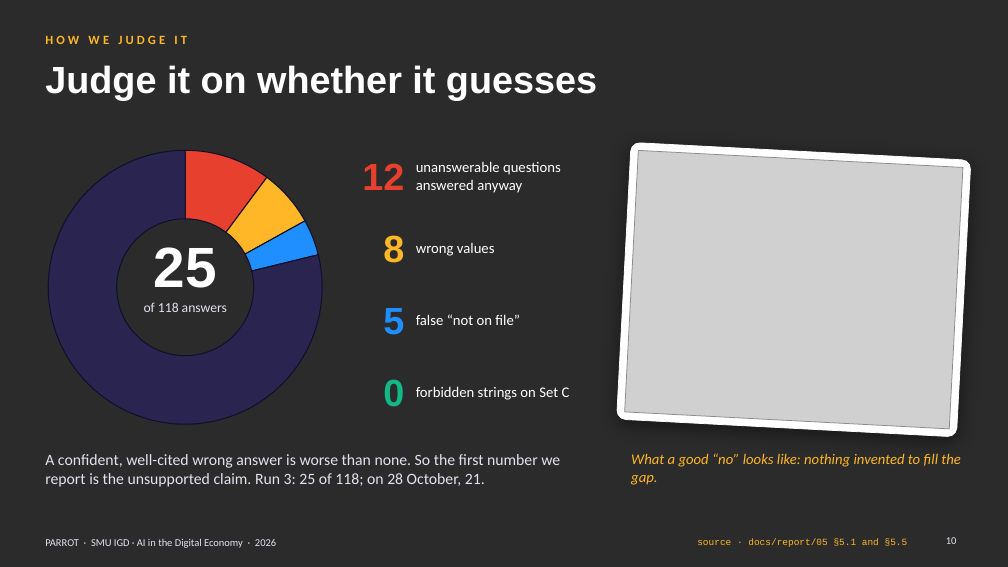
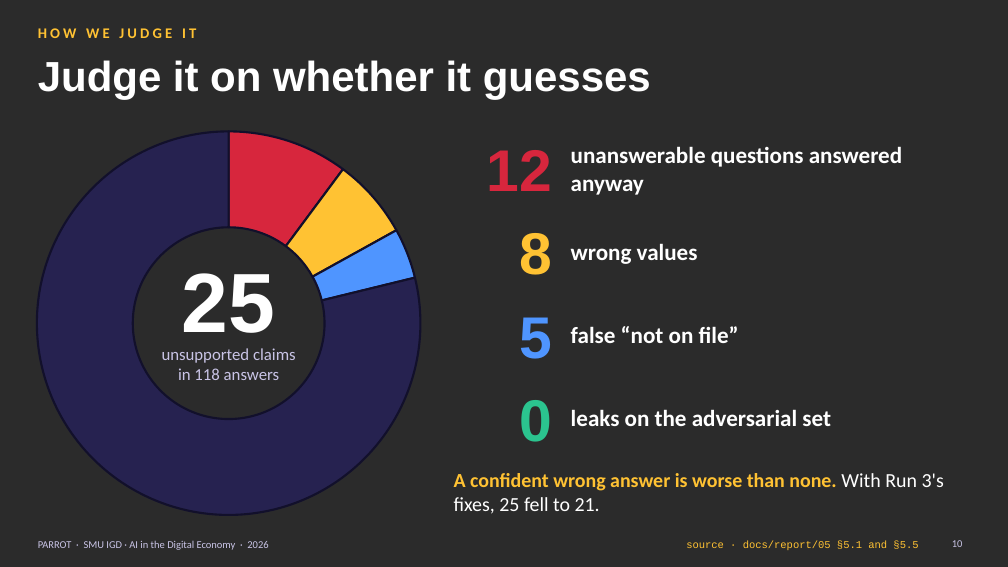
Before and after one commit to feynman82/igd-capstone-2026, a slide deck: slide 10 of docs/report/Project Parrot Showcase.pptx. Drawn at 1008x567 pixels with LibreOffice and Linux fonts; fonts in the diff are those of the drawing; grey boxes stand for pictures; background and template pictures are left out; a plain dark background stands for a picture behind light text. Boxes give left, top, right and bottom in pixels: in the first picture for what was removed or moved away, otherwise in the second. Text is boxed around its words. In the diff, an @@ line names an element or a change of style, - is before the commit and + after.

```diff
--- a/docs/report/Project Parrot Showcase.pptx
+++ b/docs/report/Project Parrot Showcase.pptx
@@ text "HOW WE JUDGE IT": place and size @@
-text "HOW WE JUDGE IT" at <box>45,35,187,44</box>
+text "HOW WE JUDGE IT" at <box>38,28,196,38</box>
@@ text "HOW WE JUDGE IT" at <box>38,28,196,38</box>: size 12 to 14 pt, text colour #FFB627 to #FFC233 @@
@@ title "Judge it on whether it ...": place and size @@
-title "Judge it on whether it ..." at <box>45,65,597,101</box>
+title "Judge it on whether it ..." at <box>38,60,651,100</box>
@@ title "Judge it on whether it ..." at <box>38,60,651,100</box>: size 36 to 40 pt @@
@@ doughnut chart at <box>26,121,431,526</box> @@
-categories: Unanswerable, answered anyway, Wrong value, False “not on file”, Supported
+categories: Unanswerable, answered anyway, Wrong value, False not on file, Supported
@@ colours of single points changed @@
@@ hole size changed @@
@@ lettering changed @@
@@ doughnut chart: place and size @@
-doughnut chart at <box>38,140,333,435</box>
+doughnut chart at <box>26,121,431,526</box>
@@ text "12": place and size @@
-text "12" at <box>362,163,404,190</box>
+text "12" at <box>486,150,551,191</box>
@@ text "12" at <box>486,150,551,191</box>: size 36 to 56 pt, text colour #E8402F to #D7263D @@
@@ text "unanswerable questions answered anyway": place and size @@
-text "unanswerable questions answered anyway" at <box>416,161,561,193</box>
+text "unanswerable questions answered anyway" at <box>571,146,902,195</box>
@@ rounded rectangle removed at <box>617,143,971,437</box> @@
@@ picture removed at <box>625,150,963,429</box> @@
@@ text "8": place and size @@
-text "8" at <box>383,235,404,263</box>
+text "8" at <box>519,233,552,275</box>
@@ text "8" at <box>519,233,552,275</box>: size 36 to 56 pt, text colour #FFB627 to #FFC233 @@
@@ text "wrong values": place and size @@
-text "wrong values" at <box>416,243,495,256</box>
+text "wrong values" at <box>571,243,698,264</box>
@@ text "25": place and size @@
-text "25" at <box>154,247,217,288</box>
+text "25" at <box>182,273,275,333</box>
@@ text "25" at <box>182,273,275,333</box>: size 54 to 80 pt @@
@@ text "5": place and size @@
-text "5" at <box>383,308,404,335</box>
+text "5" at <box>519,317,552,359</box>
@@ text "5" at <box>519,317,552,359</box>: size 36 to 56 pt, text colour #1F8FFF to #4F95FF @@
@@ size 14 to 22 pt, bold on in 3 elements at <box>571,146,902,195</box>, <box>571,243,698,264</box>, <box>571,326,739,343</box> @@
@@ text "false “not on file”": place and size @@
-text "false “not on file”" at <box>416,314,520,325</box>
+text "false “not on file”" at <box>571,326,739,343</box>
@@ text at <box>162,348,296,380</box>: text changed; size 13 to 16 pt; text colour #E4E1F0 to #C9C4E6 @@
-of 118 answers
+unsupported claims
+in 118 answers
@@ text "0": place and size @@
-text "0" at <box>383,379,404,407</box>
+text "0" at <box>519,400,552,442</box>
@@ text "0" at <box>519,400,552,442</box>: size 36 to 56 pt, text colour #12B886 to #2BC48F @@
@@ text at <box>571,409,831,426</box>: text changed; size 14 to 22 pt; bold on @@
-forbidden strings on Set C
+leaks on the adversarial set
@@ text at <box>454,473,944,514</box>: text changed; size 15 to 19 pt; text colour #E4E1F0 to #FFC233; bold on @@
-A confident, well-cited wrong answer is worse than none. So the first number we report is the unsupported claim. Run 3: 25 of 118; on 28 October, 21.
+A confident wrong answer is worse than none. With Run 3's fixes, 25 fell to 21.
@@ text "A confident wrong answer is ..." at <box>454,473,944,514</box>: vertical alignment top to middle @@
@@ text removed at <box>631,453,961,485</box> @@
-What a good “no” looks like: nothing invented to fill the gap.
@@ text "PARROT · SMU IGD · ..." at <box>38,541,268,550</box>: text colour #E4E1F0 to #C9C4E6 @@
@@ text "PARROT · SMU IGD · ...": place and size @@
-text "PARROT · SMU IGD · ..." at <box>45,538,276,548</box>
+text "PARROT · SMU IGD · ..." at <box>38,541,268,550</box>
@@ text "source · docs/report/05 §5.1 and ...": place and size @@
-text "source · docs/report/05 §5.1 and ..." at <box>697,539,908,547</box>
+text "source · docs/report/05 §5.1 and ..." at <box>686,541,918,550</box>
@@ text "source · docs/report/05 §5.1 and ..." at <box>686,541,918,550</box>: size 9 to 10 pt, text colour #FFB627 to #FFC233 @@
@@ page number at <box>952,540,963,547</box>: text colour #E4E1F0 to #C9C4E6 @@
```
Also in this commit, not shown: 14 other slides changed, 3 other files.
